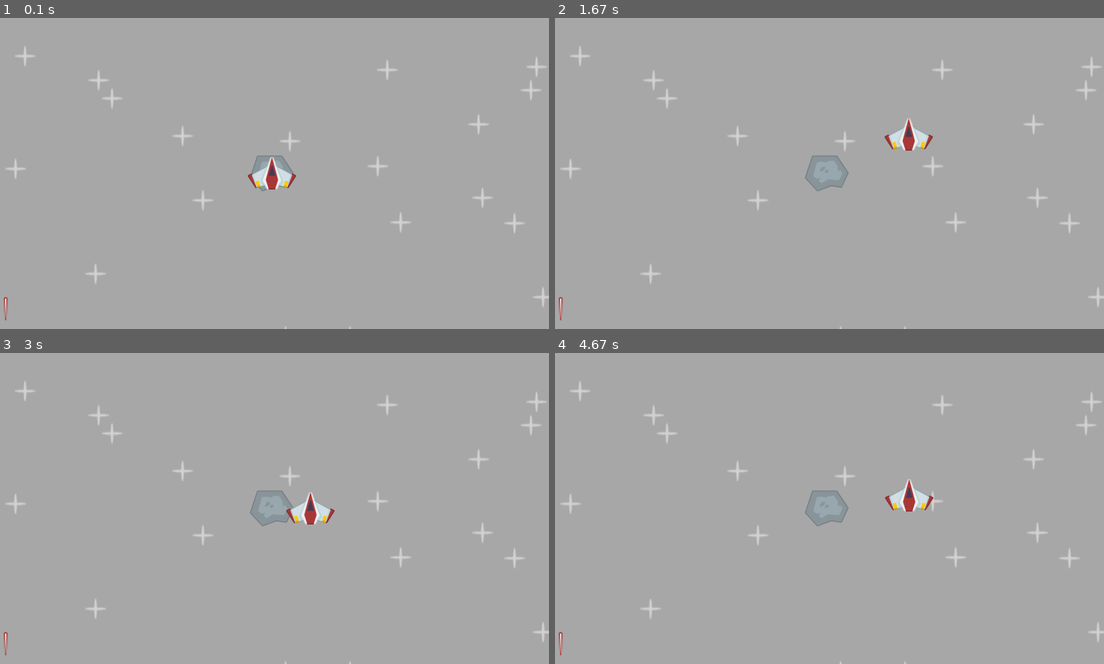
Above: before the commit, frames 1-4 (two rows, left to right).
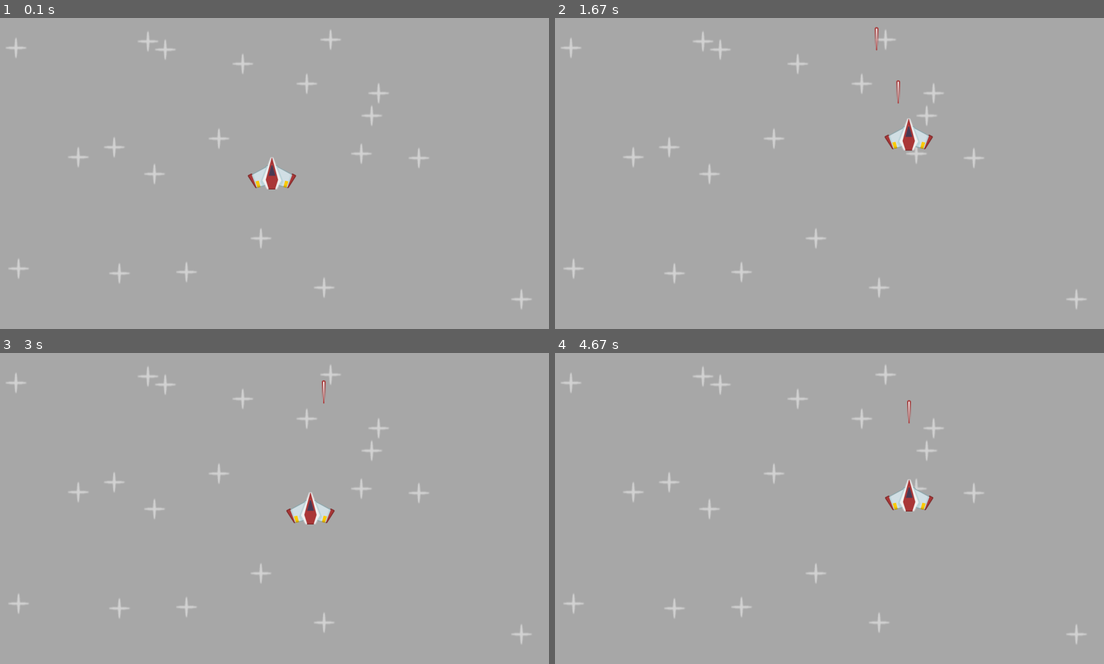
Above: after the commit, the same moments.

Repository: EZam1992/Pygame-Space-Shooter-
Game: pygame game, started from main.py
Two runs of this game, one before a commit and one after it. Both use one fixed random seed, a clock stepped at 60 frames per second and the inputs below.
Inputs:
- Up to frame 1 (0.1 s): no input
- Up to frame 2 (1.67 s): tap Space at 0.33, 0.73, 1.03, 1.23, 1.57 s; hold Right 0.67-1.13 s; hold Up 1.17-1.47 s; hold Right from 1.5 s (still down)
- Up to frame 3 (3 s): tap Space at 1.87, 2.07, 2.37, 2.63, 2.97 s; release Right at 1.97 s; hold Left 2-2.53 s; hold Down 2.57-2.87 s; hold Left from 2.9 s (still down)
- Up to frame 4 (4.67 s): tap Space at 3.27, 3.4, 3.8, 4.1, 4.47 s; release Left at 3.3 s; hold Up 3.33-3.7 s; hold Right 3.73-4.37 s; hold Down from 4.4 s (still down)

The runs differ from the first frame. In frame 1, 1.7% of the frame differs, in the area x 0-100%, y 3-100%; in frame 2, 2.0%, in the area x 0-100%, y 2-100%; in frame 3, 2.0%; in frame 4, 2.0%.

Commit message:
restructured code to classes and added laser logic

Diff:
--- a/main.py
+++ b/main.py
@@ -1,6 +1,58 @@
 import pygame
 from os.path import join
 from random import randint
+
+class Player(pygame.sprite.Sprite):
+    def __init__(self, groups):
+        super().__init__(groups)
+        self.image = pygame.image.load(join('space shooter', 'images', 'player.png')).convert_alpha()
+        self.rect = self.image.get_frect(center = (WINDOW_WIDTH/2,WINDOW_HEIGHT/2))
+        self.player_direction = pygame.math.Vector2()
+        self.player_speed = 300
+
+        #cooldown
+        self.can_shoot = True
+        self.laser_shoot_time = 0
+        self.cooldown_duration = 400
+
+    def laser_timer(self):
+        if not self.can_shoot:
+            current_time = pygame.time.get_ticks()
+            if current_time - self.laser_shoot_time >= self.cooldown_duration:
+                self.can_shoot = True
+
+
+    def update(self, dt):
+        keys = pygame.key.get_pressed()
+        self.player_direction.x = int(keys[pygame.K_RIGHT]) - int(keys[pygame.K_LEFT])
+        self.player_direction.y = int(keys[pygame.K_DOWN]) - int(keys[pygame.K_UP])
+        self.player_direction = self.player_direction.normalize() if self.player_direction else self.player_direction
+        self.rect.center += self.player_direction * self.player_speed * dt
+        recent_keys = pygame.key.get_just_pressed()
+        if recent_keys[pygame.K_SPACE] and self.can_shoot:
+            Laser(laser_surf, self.rect.midtop, all_sprites)
+            self.can_shoot = False
+            self.laser_shoot_time = pygame.time.get_ticks()
+
+        self.laser_timer()
+
+class Star(pygame.sprite.Sprite):
+    def __init__(self, star_surf, *groups):
+        super().__init__(*groups)
+        self.image = star_surf
+        self.rect = self.image.get_frect(center = (randint(0, WINDOW_WIDTH), randint(0, WINDOW_HEIGHT)))
+
+class Laser(pygame.sprite.Sprite):
+    def __init__(self, surf, pos, *groups):
+        super().__init__(*groups)
+        self.image = surf
+        self.rect = self.image.get_frect(midbottom = pos)
+
+    def update(self, dt):
+        self.rect.centery -= 400 * dt
+        if self.rect.bottom < 0:
+            self.kill()
+
 
 #general setup
 pygame.init()
@@ -8,19 +60,24 @@
 display_surface = pygame.display.set_mode((WINDOW_WIDTH, WINDOW_HEIGHT))
 pygame.display.set_caption("Space Shooter")
 running = True
-star_positions = [(randint(0, WINDOW_WIDTH), randint(0, WINDOW_HEIGHT)) for i in range(20)]
-player_direction = pygame.math.Vector2(0, 0)
-player_speed = 300
+
 clock = pygame.time.Clock()
+all_sprites = pygame.sprite.Group()
+star_surf = pygame.image.load(join('space shooter', 'images', 'star.png')).convert_alpha()
+for i in range(20):
+    Star(star_surf, all_sprites)
+player = Player(all_sprites)
+
 
 #imports
-player_surf = pygame.image.load(join('space shooter', 'images', 'player.png')).convert_alpha()
-player_rect = player_surf.get_frect(center = (WINDOW_WIDTH/2,WINDOW_HEIGHT/2))
-star_surf = pygame.image.load(join('space shooter', 'images', 'star.png')).convert_alpha()
 meteor_surf = pygame.image.load(join('space shooter', 'images', 'meteor.png')).convert_alpha()
 meteor_rect = meteor_surf.get_frect(center = (WINDOW_WIDTH/2,WINDOW_HEIGHT/2))
 laser_surf = pygame.image.load(join('space shooter', 'images', 'laser.png')).convert_alpha()
 laser_rect = laser_surf.get_frect(bottomleft = (20, WINDOW_HEIGHT - 20))
+
+# custom events -> meteor event
+meteor_event = pygame.event.custom_type()
+pygame.time.set_timer(meteor_event, 500)
 
 while running:
     dt = clock.tick() / 1000
@@ -28,36 +85,15 @@
     for event in pygame.event.get():
         if event.type == pygame.QUIT:
             running = False
+        if event.type == meteor_event:
+            print("meteor created")
 
-
-    # keyboard input
-    keys = pygame.key.get_pressed()
-    player_direction.x = int(keys[pygame.K_RIGHT]) - int(keys[pygame.K_LEFT])
-    player_direction.y = int(keys[pygame.K_DOWN]) - int(keys[pygame.K_UP])
-    player_direction = player_direction.normalize() if player_direction else player_direction
-
-    recent_keys = pygame.key.get_just_pressed()
-
-    if recent_keys[pygame.K_SPACE]:
-        print("fire laser")
-
-    #mouse input
-
-
-
-
-    player_rect.center += player_direction * player_speed * dt
+    #update
+    all_sprites.update(dt)
 
     #draw the game
     display_surface.fill("darkgray")
-    for pos in star_positions:
-        display_surface.blit(star_surf, pos)
-
-    display_surface.blit(meteor_surf, meteor_rect)
-    display_surface.blit(laser_surf, laser_rect)
-
-
-    display_surface.blit(player_surf, player_rect)
+    all_sprites.draw(display_surface)
     pygame.display.update()
 
 pygame.quit()
